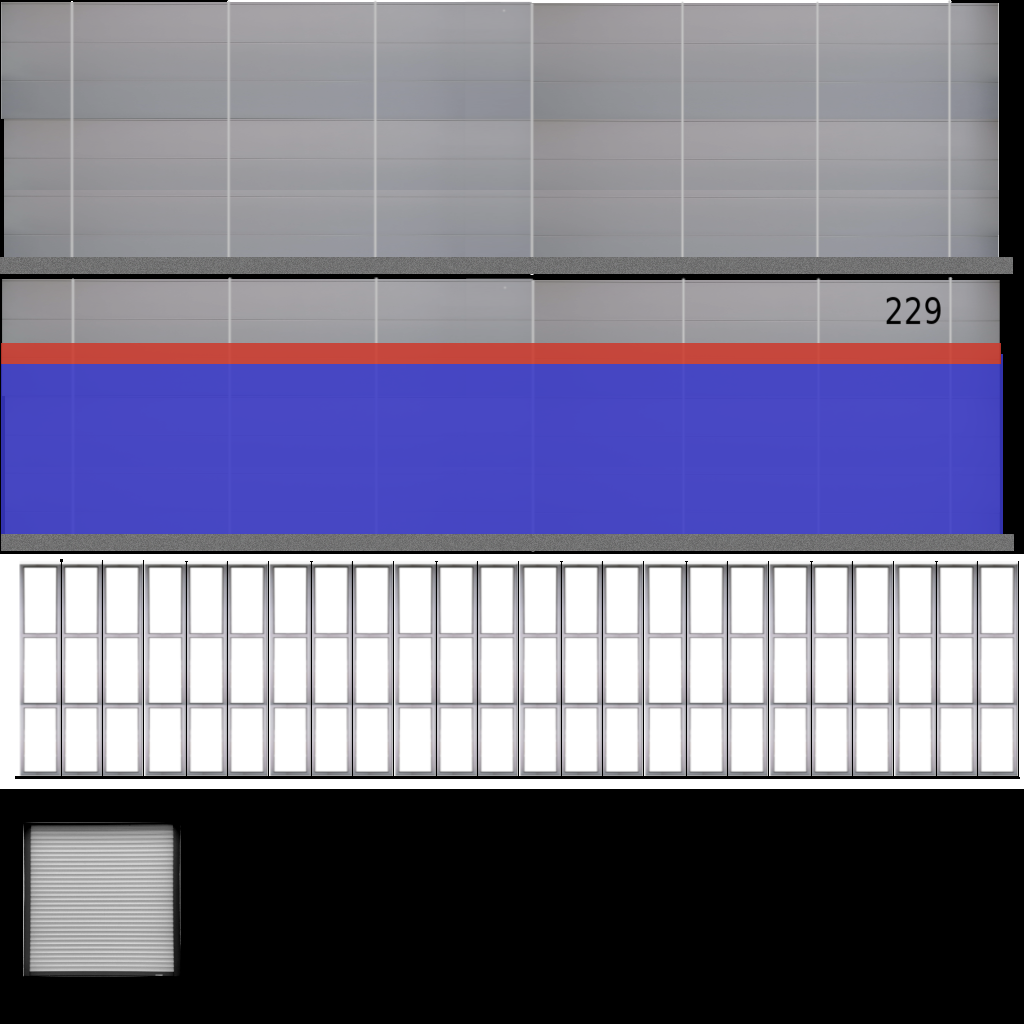
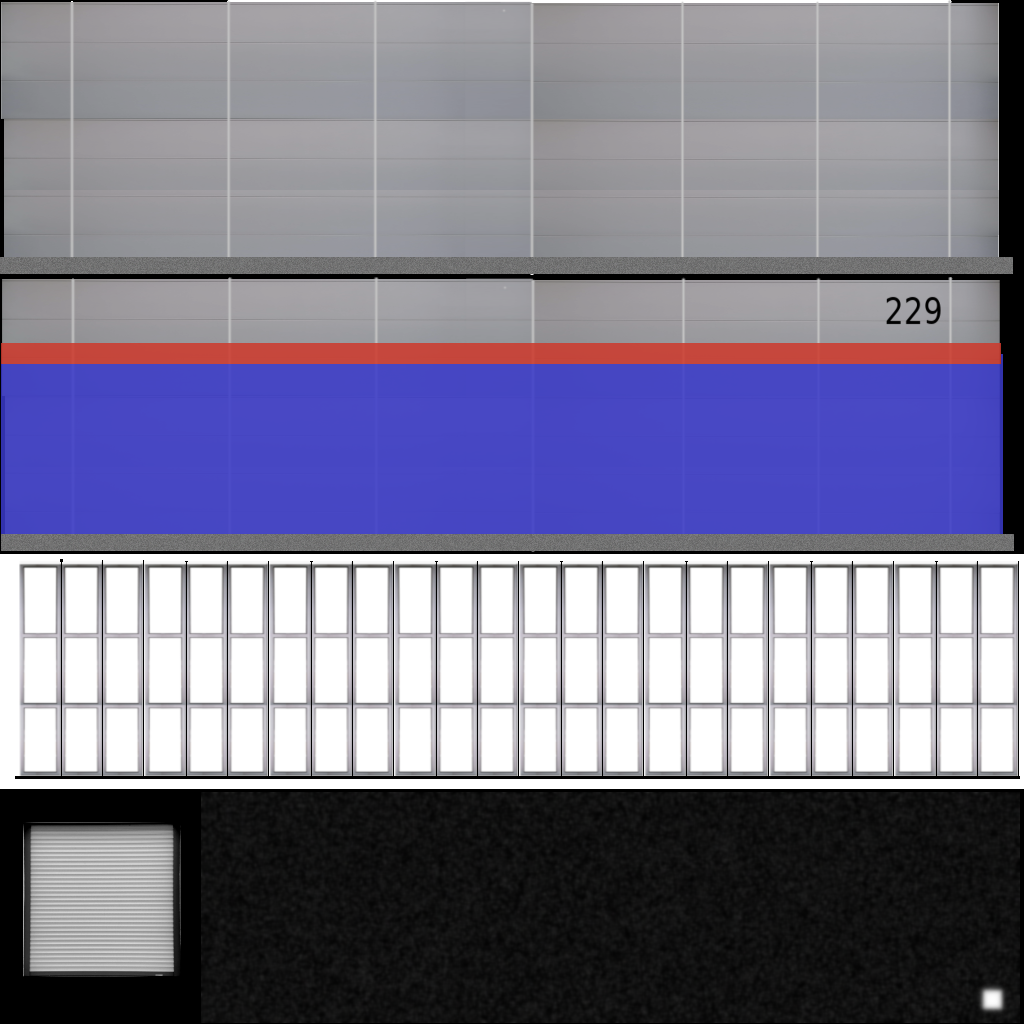
Two versions of the same layered image (1024 × 1024). Layer-by-layer changes:
painted on "Door" over [974, 981, 1011, 1019]
painted on "Wall" over [201, 792, 1020, 1023]
